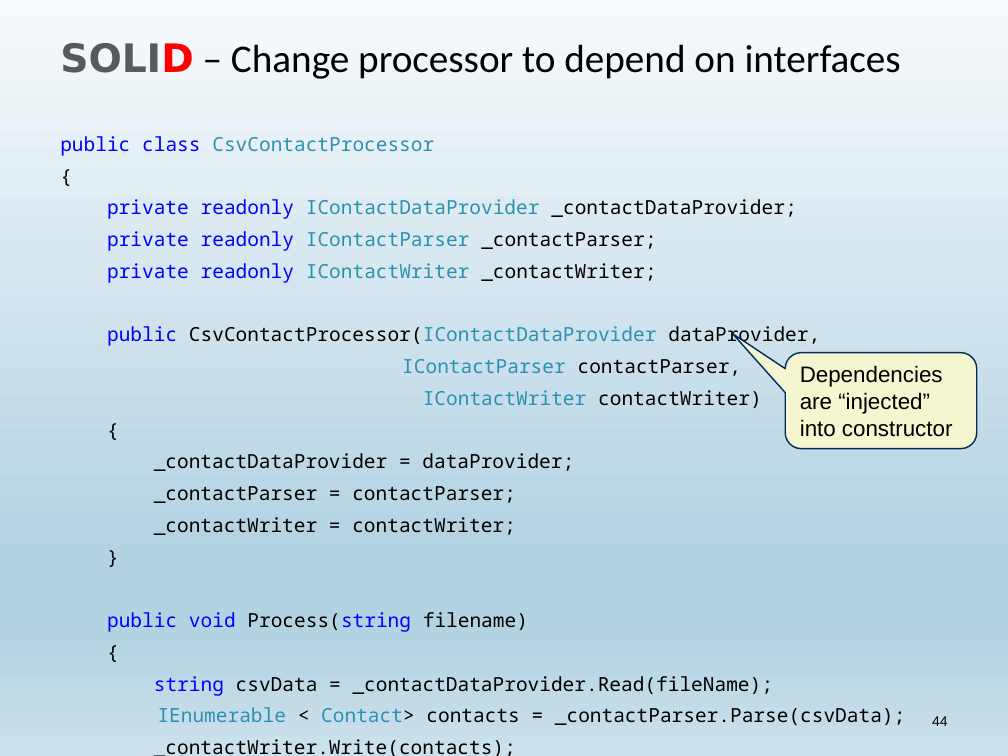
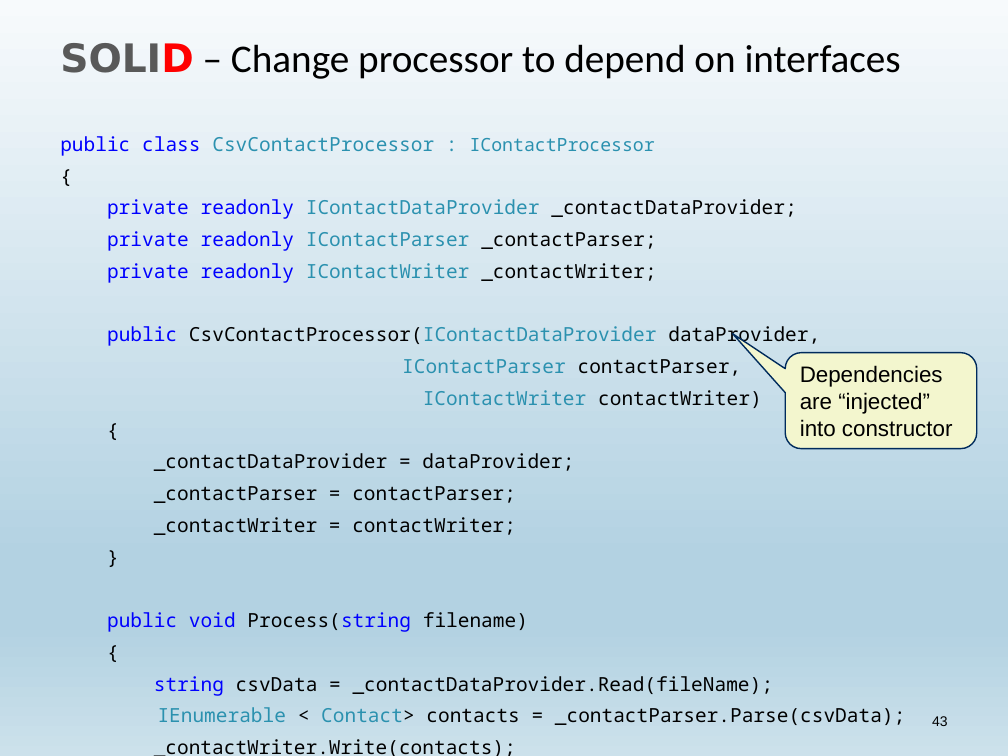
Before and after one commit to dgebert/presentations, a slide deck: slide 43 of SOLID.pptx (slide 44 before the commit). Drawn at 1008x756 pixels with LibreOffice and Linux fonts; fonts in the diff are those of the drawing. Boxes give left, top, right and bottom in pixels: in the first picture for what was removed or moved away, otherwise in the second. Text is boxed around its words. In the diff, an @@ line names an element or a change of style, - is before the commit and + after.

```diff
--- a/SOLID.pptx
+++ b/SOLID.pptx
@@ text at [60,136,655,156]: text changed @@
-public class CsvContactProcessor
+public class CsvContactProcessor : IContactProcessor
@@ page number at [932,716,948,726]: text changed @@
-44
+43
```
Also in this commit, not shown: 13 other slides changed, 1 slide added, 3 slides removed.
